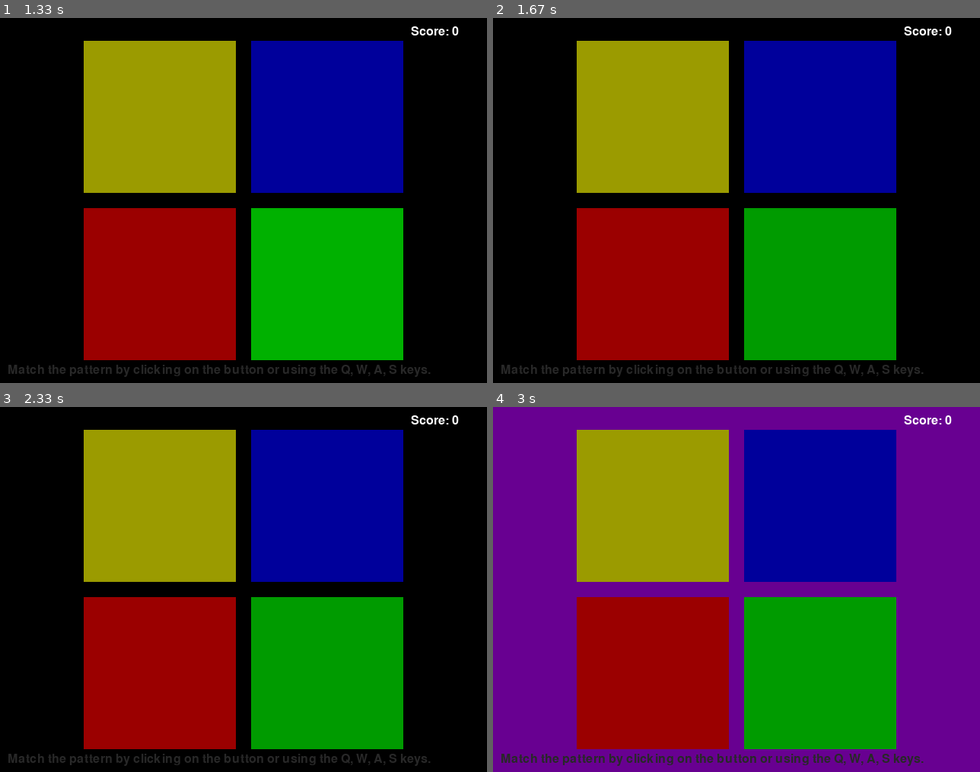
Above: before the commit, frames 1-4 (two rows, left to right).
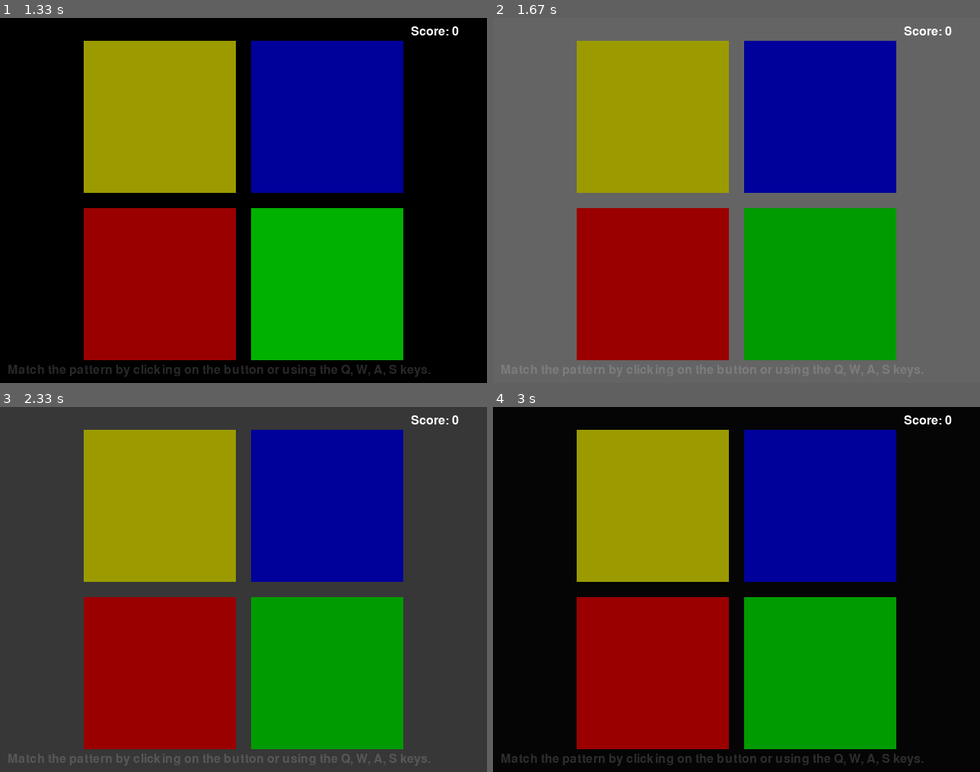
Above: after the commit, the same moments.

Repository: AnshuOnGit/Pygame
Game: pygame game, started from simulate.py
The game is run twice, just before and just after one commit, with the same random seed, the same clock (stepped at 60 frames per second) and the same inputs. The source is Python 2; it was converted automatically to run under Python 3.
Inputs (mouse positions are in pixels of both pictures, inside the frame that each line leads up to):
- Up to frame 1 (1.33 s): no input
- Up to frame 2 (1.67 s): click (892, 189) at 1.45 s
- Up to frame 3 (2.33 s): tap Enter at 1.73 s
- Up to frame 4 (3 s): no input

Frame 1 is identical in both runs. In frame 2, 48% of the frame differs, in the area x 0-100%, y 0-100%; in frame 3, 48%; in frame 4, 47%.

Commit message:
Second Commit

Diff:
--- a/simulate.py
+++ b/simulate.py
@@ -61,88 +61,6 @@
     waitingForInput = False
 
     #Game Loop
-    def drawButtons():
-        pygame.draw.rect(DISPLAYSURF, YELLOW,YELLOWRECT)
-        pygame.draw.rect(DISPLAYSURF, BLUE,BLUERECT)
-        pygame.draw.rect(DISPLAYSURF, RED,REDRECT)
-        pygame.draw.rect(DISPLAYSURF, GREEN,GREENRECT)
-
-    def getButtonClicked(x, y):
-        if YELLOWRECT.collidepoint( (x, y) ):
-            return YELLOW
-        elif BLUERECT.collidepoint( (x, y) ):
-            return BLUE
-        elif REDRECT.collidepoint( (x, y) ):
-             return RED
-        elif GREENRECT.collidepoint( (x, y) ):
-             return GREEN
-        return None
-
-    def flashButtonAnimation(color, animationSpeed=50):
-        if color == YELLOW:
-            sound = BEEP1
-            flashColor = BRIGHTYELLOW
-            rectangle = YELLOWRECT
-        elif color == BLUE:
-            sound = BEEP2
-            flashColor = BRIGHTBLUE
-            rectangle = BLUERECT
-        elif color == RED:
-            sound = BEEP3
-            flashColor = BRIGHTRED
-            rectangle = REDRECT
-        elif color == GREEN:
-            sound = BEEP4
-            flashColor = BRIGHTGREEN
-            rectangle = GREENRECT
-
-        origSurf = DISPLAYSURF.copy()
-        flashSurf = pygame.Surface((BUTTONSIZE, BUTTONSIZE))
-        flashSurf = flashSurf.convert_alpha()
-        r, g, b = flashColor
-        sound.play()
-
-        for start, end, step in ((0, 255, 1), (255, 0, -1)): # animation loop
-            for alpha in range(start, end, animationSpeed * step):
-                checkForQuit()
-                DISPLAYSURF.blit(origSurf, (0, 0))
-                flashSurf.fill((r, g, b, alpha))
-                DISPLAYSURF.blit(flashSurf, rectangle.topleft)
-                pygame.display.update()
-                FPSCLOCK.tick(FPS)
-        DISPLAYSURF.blit(origSurf, (0, 0))
-
-    def changeBackgroundAnimation(animationSpeed=40):
-        global bgColor
-        newBgColor = (random.randint(0, 255), random.randint(0, 255),
-        random.randint(0, 255))
-        newBgSurf = pygame.Surface((WINDOWWIDTH, WINDOWHEIGHT))
-        newBgSurf = newBgSurf.convert_alpha()
-        r, g, b = newBgColor
-        for alpha in range(0, 255, animationSpeed): # animation loop
-            checkForQuit()
-            DISPLAYSURF.fill(bgColor)
-            newBgSurf.fill((r, g, b, alpha))
-            DISPLAYSURF.blit(newBgSurf, (0, 0))
-            drawButtons() # redraw the buttons on top of the tint
-            pygame.display.update()
-            FPSCLOCK.tick(FPS)
-        bgColor = newBgColor
-
-    def checkForQuit():
-        for event in pygame.event.get(QUIT): # get all the QUIT events
-            terminate() # terminate if any QUIT events are present
-
-        for event in pygame.event.get(KEYUP): # get all the KEYUP events
-            if event.key == K_ESCAPE:
-                terminate() # terminate if the KEYUP event was for the Esc key
-
-            pygame.event.post(event) # put the other KEYUP event objects back
-
-    def terminate():
-        pygame.quit()
-        sys.exit()
-
     while True:
         clickedButton = None
         DISPLAYSURF.fill(bgColor)
@@ -184,19 +102,19 @@
             # wait for the player to enter buttons
             if clickedButton and clickedButton == pattern[currentStep]:
                 # pushed the correct button
-                #flashButtonAnimation(clickedButton)
+                flashButtonAnimation(clickedButton)
                 currentStep += 1
                 lastClickTime = time.time()
 
-            if currentStep == len(pattern):
-            # pushed the last button in the pattern
-                #changeBackgroundAnimation()
-                score += 1
-                waitingForInput = False
-                currentStep = 0 # reset back to first step
+                if currentStep == len(pattern):
+                    # pushed the last button in the pattern
+                    changeBackgroundAnimation()
+                    score += 1
+                    waitingForInput = False
+                    currentStep = 0 # reset back to first step
             elif (clickedButton and clickedButton != pattern[currentStep]):
                 # pushed the incorrect button, or has timed out
-                #gameOverAnimation()
+                gameOverAnimation()
                 # reset the variables for a new game:
                 pattern = []
                 currentStep = 0
@@ -208,6 +126,109 @@
         pygame.display.update()
         FPSCLOCK.tick(FPS)
 
-
+def drawButtons():
+        pygame.draw.rect(DISPLAYSURF, YELLOW,YELLOWRECT)
+        pygame.draw.rect(DISPLAYSURF, BLUE,BLUERECT)
+        pygame.draw.rect(DISPLAYSURF, RED,REDRECT)
+        pygame.draw.rect(DISPLAYSURF, GREEN,GREENRECT)
+
+def getButtonClicked(x, y):
+    if YELLOWRECT.collidepoint( (x, y) ):
+        return YELLOW
+    elif BLUERECT.collidepoint( (x, y) ):
+        return BLUE
+    elif REDRECT.collidepoint( (x, y) ):
+        return RED
+    elif GREENRECT.collidepoint( (x, y) ):
+        return GREEN
+    return None
+
+def flashButtonAnimation(color, animationSpeed=50):
+    if color == YELLOW:
+        sound = BEEP1
+        flashColor = BRIGHTYELLOW
+        rectangle = YELLOWRECT
+    elif color == BLUE:
+        sound = BEEP2
+        flashColor = BRIGHTBLUE
+        rectangle = BLUERECT
+    elif color == RED:
+        sound = BEEP3
+        flashColor = BRIGHTRED
+        rectangle = REDRECT
+    elif color == GREEN:
+        sound = BEEP4
+        flashColor = BRIGHTGREEN
+        rectangle = GREENRECT
+
+    origSurf = DISPLAYSURF.copy()
+    flashSurf = pygame.Surface((BUTTONSIZE, BUTTONSIZE))
+    flashSurf = flashSurf.convert_alpha()
+    r, g, b = flashColor
+    sound.play()
+
+    for start, end, step in ((0, 255, 1), (255, 0, -1)): # animation loop
+        for alpha in range(start, end, animationSpeed * step):
+            checkForQuit()
+            DISPLAYSURF.blit(origSurf, (0, 0))
+            flashSurf.fill((r, g, b, alpha))
+            DISPLAYSURF.blit(flashSurf, rectangle.topleft)
+            pygame.display.update()
+            FPSCLOCK.tick(FPS)
+    DISPLAYSURF.blit(origSurf, (0, 0))
+
+def changeBackgroundAnimation(animationSpeed=40):
+    global bgColor
+    newBgColor = (random.randint(0, 255), random.randint(0, 255),
+    random.randint(0, 255))
+    newBgSurf = pygame.Surface((WINDOWWIDTH, WINDOWHEIGHT))
+    newBgSurf = newBgSurf.convert_alpha()
+    r, g, b = newBgColor
+    for alpha in range(0, 255, animationSpeed): # animation loop
+        checkForQuit()
+        DISPLAYSURF.fill(bgColor)
+        newBgSurf.fill((r, g, b, alpha))
+        DISPLAYSURF.blit(newBgSurf, (0, 0))
+        drawButtons() # redraw the buttons on top of the tint
+        pygame.display.update()
+        FPSCLOCK.tick(FPS)
+    bgColor = newBgColor
+
+def gameOverAnimation(color=WHITE, animationSpeed=50):
+    # play all beeps at once, then flash the background
+    origSurf = DISPLAYSURF.copy()
+    flashSurf = pygame.Surface(DISPLAYSURF.get_size())
+    flashSurf = flashSurf.convert_alpha()
+    BEEP1.play() # play all four beeps at the same time, roughly.
+    BEEP2.play()
+    BEEP3.play()
+    BEEP4.play()
+    r, g, b = color
+    for i in range(3): # do the flash 3 times
+        for start, end, step in ((0, 255, 1), (255, 0, -1)):
+            # The first iteration in this loop sets the following for loop
+            # to go from 0 to 255, the second from 255 to 0.
+            for alpha in range(start, end, animationSpeed * step): #animation loop
+                checkForQuit()
+                flashSurf.fill((r, g, b, alpha))
+                DISPLAYSURF.blit(origSurf, (0, 0))
+                DISPLAYSURF.blit(flashSurf, (0, 0))
+                drawButtons()
+                pygame.display.update()
+                FPSCLOCK.tick(FPS)
+
+def checkForQuit():
+    for event in pygame.event.get(QUIT): # get all the QUIT events
+        terminate() # terminate if any QUIT events are present
+
+    for event in pygame.event.get(KEYUP): # get all the KEYUP events
+        if event.key == K_ESCAPE:
+            terminate() # terminate if the KEYUP event was for the Esc key
+
+        pygame.event.post(event) # put the other KEYUP event objects back
+
+def terminate():
+    pygame.quit()
+    sys.exit()
 if __name__ == '__main__':
    main()
